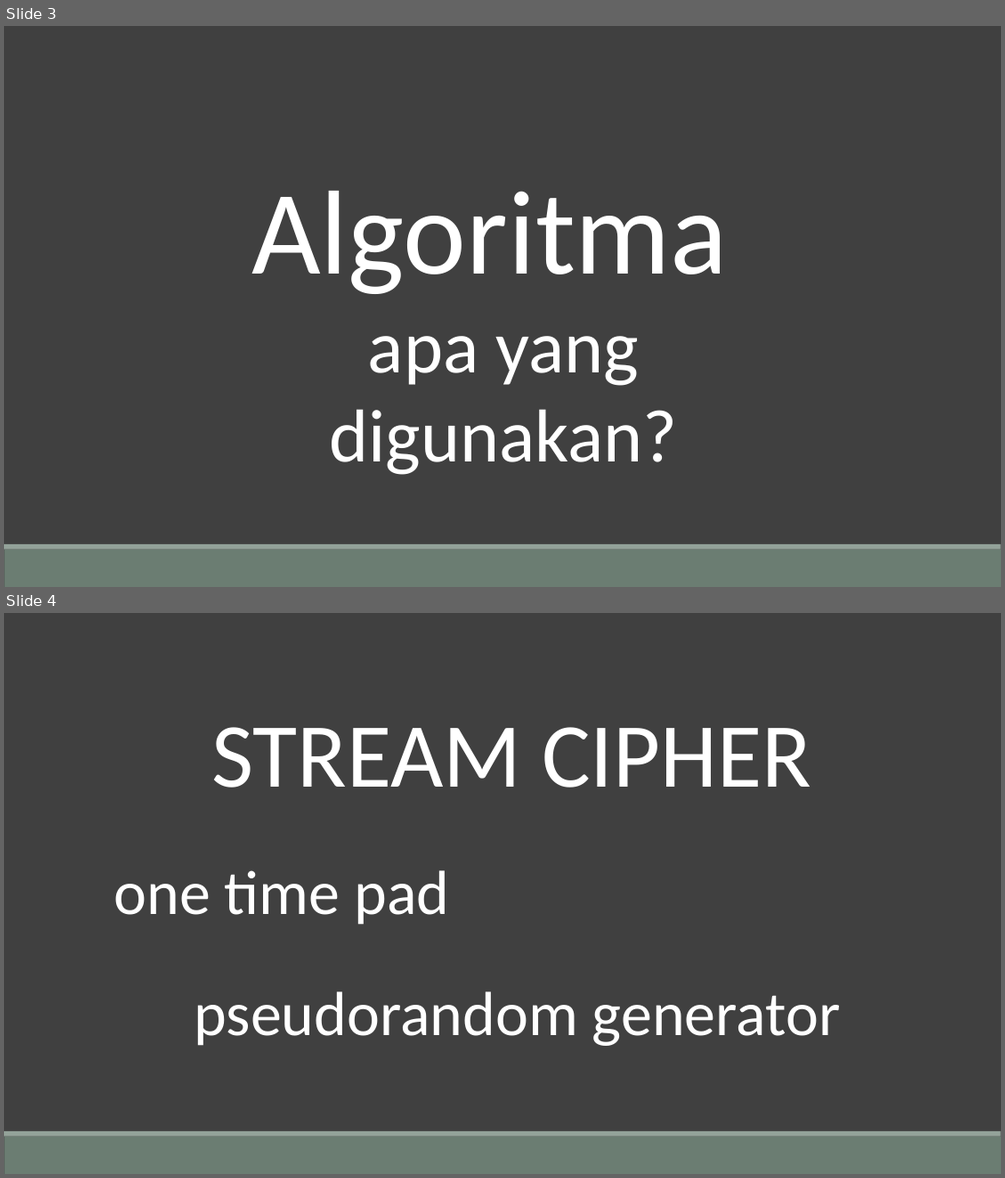
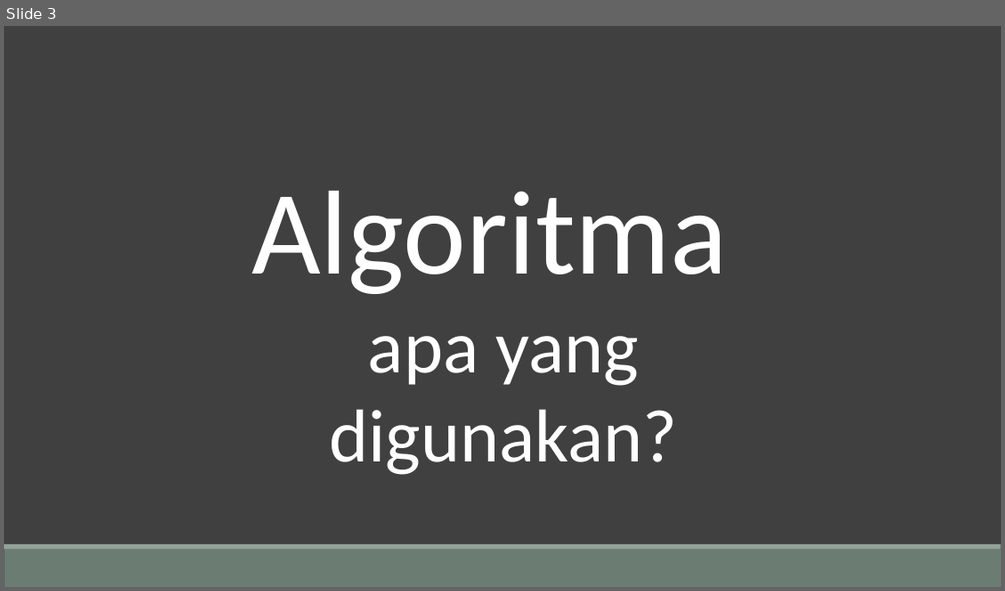
Before and after one commit to Tugas-KIJ/KIJ, a slide deck: docs/algoritma.pptx. Shown one above the other, each under a label of ours: slides 3 and 4 before the commit, slide 3 after it. The pictures are 1005x1178 and 1005x591 pixels, drawn with LibreOffice and Linux fonts; fonts in the diff are those of the drawing. Boxes give left, top, right and bottom in pixels: in the first picture for what was removed or moved away, otherwise in the second. Text is boxed around its words. In the diff, an @@ line names an element or a change of style, - is before the commit and + after.

```diff
--- a/docs/algoritma.pptx
+++ b/docs/algoritma.pptx
@@ slide 4 removed at box(4, 613, 1001, 1174), background #404040; not listed: 2 template elements that a slide beside it also shows @@
@@ text removed at box(211, 727, 811, 787) @@
-STREAM CIPHER
@@ text removed at box(114, 870, 449, 925) @@
-one time pad
@@ text removed at box(194, 991, 841, 1046) @@
-pseudorandom generator
```
Also in this commit, not shown: 4 slides changed, 1 slide added, 1 other slide removed, 1 other file.
